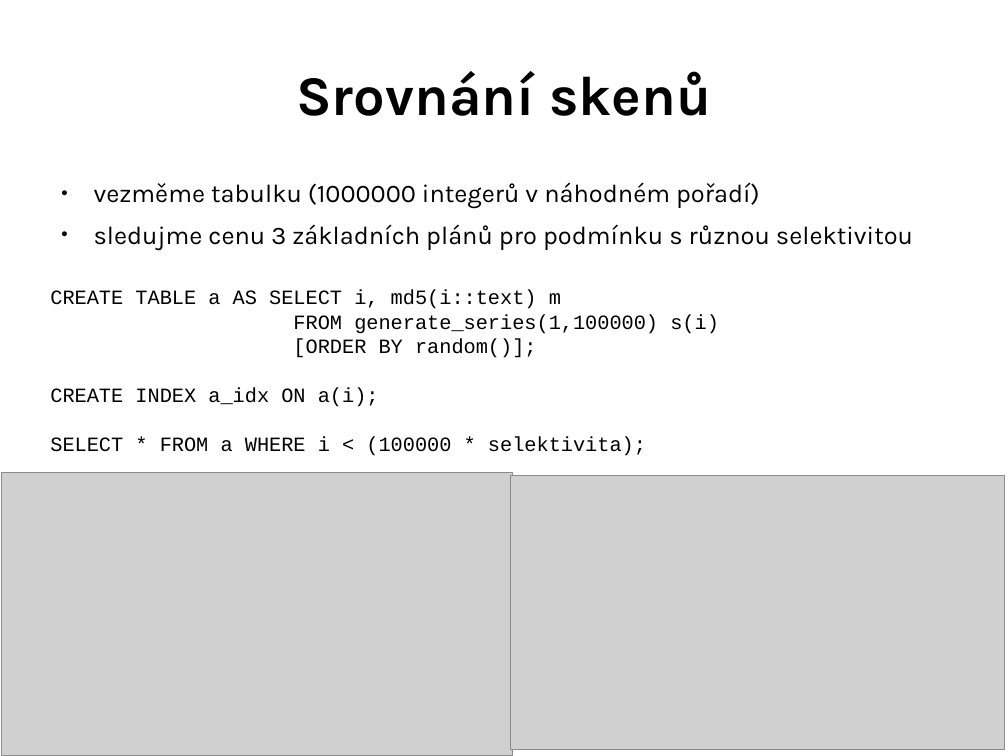
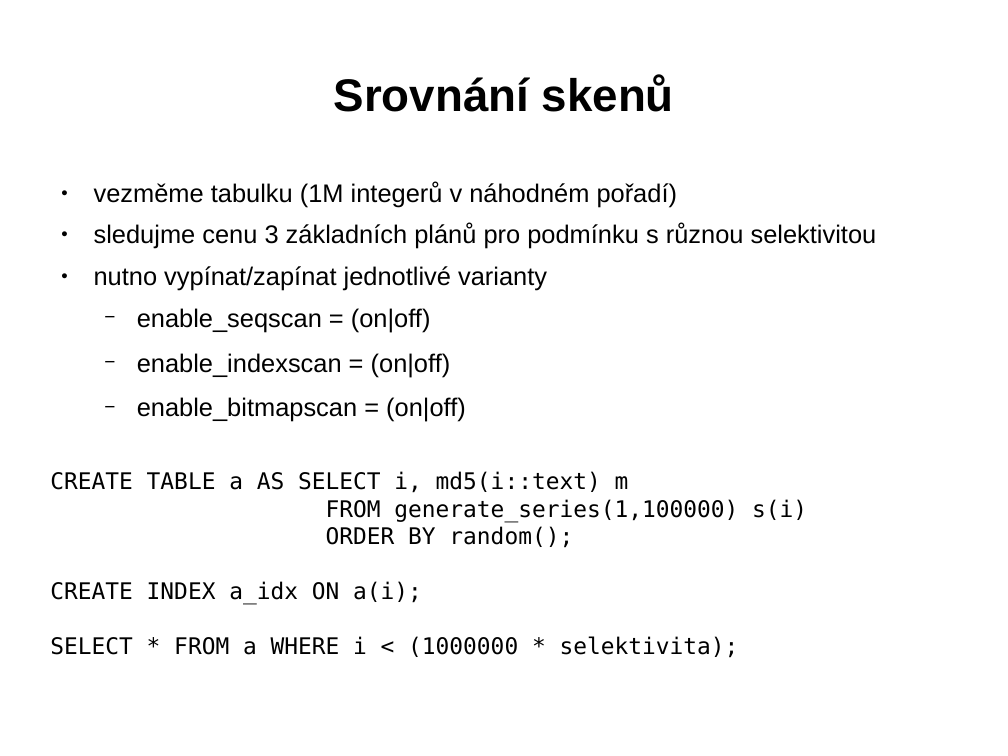
Before and after one commit to tvondra/explain_training, a slide deck: slide 47 of explain-training.odp (slide 34 before the commit). Drawn at 1008x756 pixels with LibreOffice and Linux fonts; fonts in the diff are those of the drawing; grey boxes stand for pictures. Boxes give left, top, right and bottom in pixels: in the first picture for what was removed or moved away, otherwise in the second. Text is boxed around its words. In the diff, an @@ line names an element or a change of style, - is before the commit and + after.

```diff
--- a/explain-training.odp
+++ b/explain-training.odp
@@ title "Srovnání skenů" at [334,75,674,112]: size 44 to 36 pt, font Karla to Arial @@
@@ text at [94,181,678,207]: text changed; font Karla to Arial @@
-● vezměme tabulku (1000000 integerů v náhodném pořadí)
+● vezměme tabulku (1M integerů v náhodném pořadí)
@@ text at [50,223,877,605]: font Karla to Arial in "sledujme cenu 3 základních plánů pro podmínku ..."; size 16 to 18 pt, font Courier New to DejaVu Sans Mono in "CREATE TABLE a AS SELECT i, md5(i::text) ...", "FROM generate_series(1,100000) s(i)", "CREATE INDEX a_idx ON a(i);" @@
@@ text at [94,266,547,422]: paragraphs added @@
+● nutno vypínat/zapínat jednotlivé varianty
+  − enable_seqscan = (on|off)
+  − enable_indexscan = (on|off)
+  − enable_bitmapscan = (on|off)
@@ picture removed at [1,472,512,756] @@
@@ picture removed at [511,476,1005,750] @@
@@ text at [326,526,573,548]: text changed; size 16 to 18 pt; font Courier New to DejaVu Sans Mono @@
-[ORDER BY random()];
+ORDER BY random();
@@ text at [50,636,739,658]: text changed; size 16 to 18 pt; font Courier New to DejaVu Sans Mono @@
-SELECT * FROM a WHERE i < (100000 * selektivita);
+SELECT * FROM a WHERE i < (1000000 * selektivita);
```
Also in this commit, not shown: 75 other slides changed, 16 slides added.
